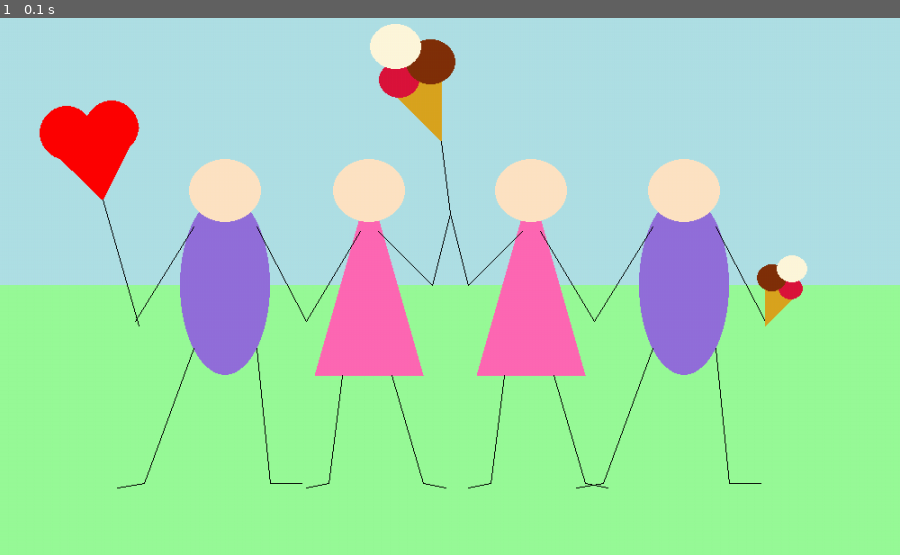
Above: before the commit, frame 1.
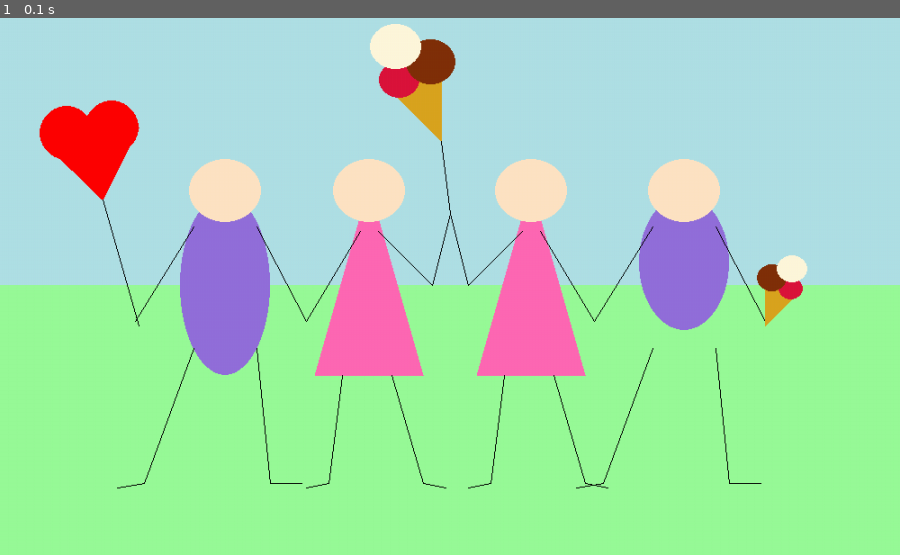
Above: after the commit, the same moment.

Repository: egorenkovadm/infa_2021_egorenkova
Game: pygame game, started from 3_draw.py
The game is run twice, just before and just after one commit, with the same random seed, the same clock (stepped at 60 frames per second) and the same inputs.
Inputs:
- Up to frame 1 (0.1 s): no input

The runs differ from the first frame. In frame 1, 0.9% of the frame differs, in the area x 71-81%, y 35-67%.

Commit message:
refactoring

Diff:
--- a/3_draw.py
+++ b/3_draw.py
@@ -12,9 +12,9 @@
 rect(screen, (176, 224, 230), (0, 0, 1000, 300),0)
 
 
-def men(x,y):
+def men(x,y,high):
     #man: body
-    ellipse(screen, (147, 112, 219), (x-10,y+40,100,200))
+    ellipse(screen, (147, 112, 219), (x-10,y+40,100,high))
     #man: head
     ellipse(screen, (255, 228, 196), (x,y,80,70))
     #man: arms
@@ -27,9 +27,9 @@
     line(screen, (0,0,0), (x+90,y+360),(x+125,y+360))
 
 
-def woman(x,y,f):
+def woman(x,y,f,high):
     #woman:body
-    polygon(screen, (255, 105, 180), [(x+40,y+30),(x-20,y+240),(x+100,y+240)])
+    polygon(screen, (255, 105, 180), [(x+40,y+30),(x-20,y+high),(x+100,y+high)])
     #woman:head
     ellipse(screen, (255, 228, 196), (x,y,80,70))
     #woman:arms
@@ -72,10 +72,10 @@
 
 
 
-men(210,160)
-men(720,160)
-woman(370,160,1)
-woman(550,160,0)
+men(210,160,200)
+men(720,160,150)
+woman(370,160,1,240)
+woman(550,160,0,240)
 heart(114,205,-2)
 icecream(820,345,1.5)
 icecream(540,140,-2.5)
